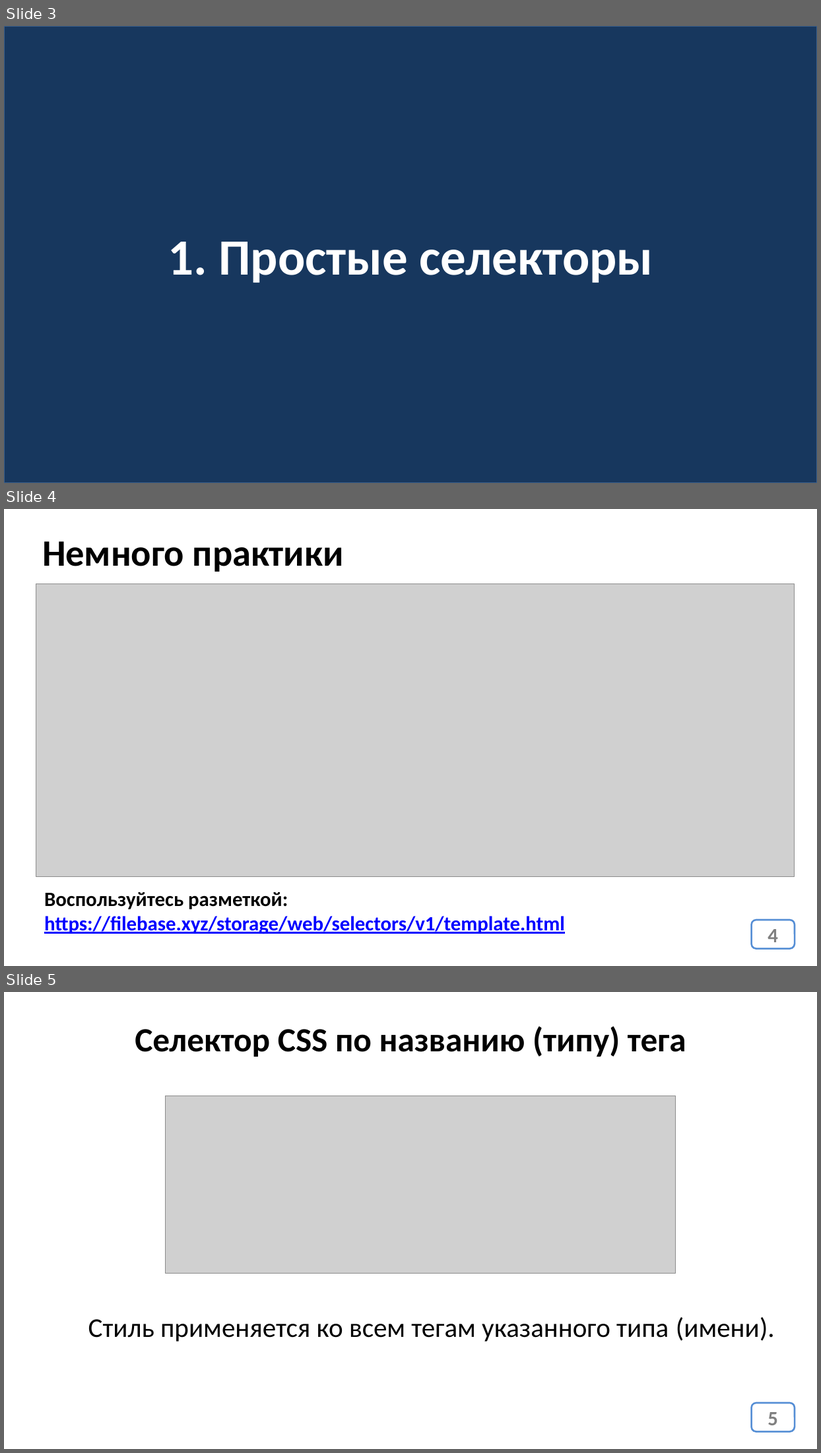
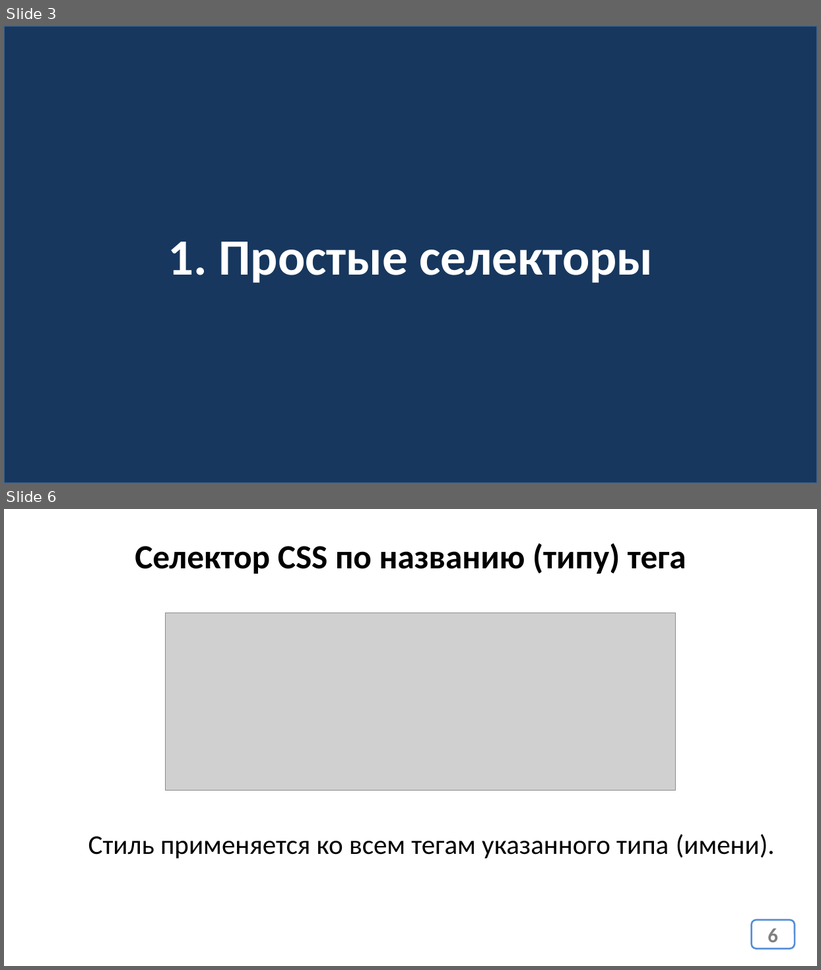
Before and after one commit to web35-ortdnipro/lesson06, a slide deck: lesson06.pptx. Shown one above the other, each under a label of ours: slides 3, 4 and 5 before the commit, slides 3 and 6 after it; the slides between them are not shown. The pictures are 821x1453 and 821x970 pixels, drawn with LibreOffice and Linux fonts; fonts in the diff are those of the drawing; grey boxes stand for pictures. Boxes give left, top, right and bottom in pixels: in the first picture for what was removed or moved away, otherwise in the second. Text is boxed around its words. In the diff, an @@ line names an element or a change of style, - is before the commit and + after.

```diff
--- a/lesson06.pptx
+++ b/lesson06.pptx
@@ slide 4 removed at [4, 509, 817, 966], background #FFFFFF @@
@@ text removed at [42, 541, 344, 572] @@
-Немного практики
@@ picture removed at [36, 584, 795, 877] @@
@@ text removed at [44, 892, 565, 935] @@
-Воспользуйтесь разметкой:
-https://filebase.xyz/storage/web/selectors/v1/template.html
@@ page number removed at [752, 920, 795, 949] @@
-4
@@ what was slide 5 is now slide 6 @@
@@ page number at [768, 929, 778, 943]: text changed @@
-5
+6
```
Also in this commit, not shown: 1 slide changed, 2 slides added, 1 other file.
